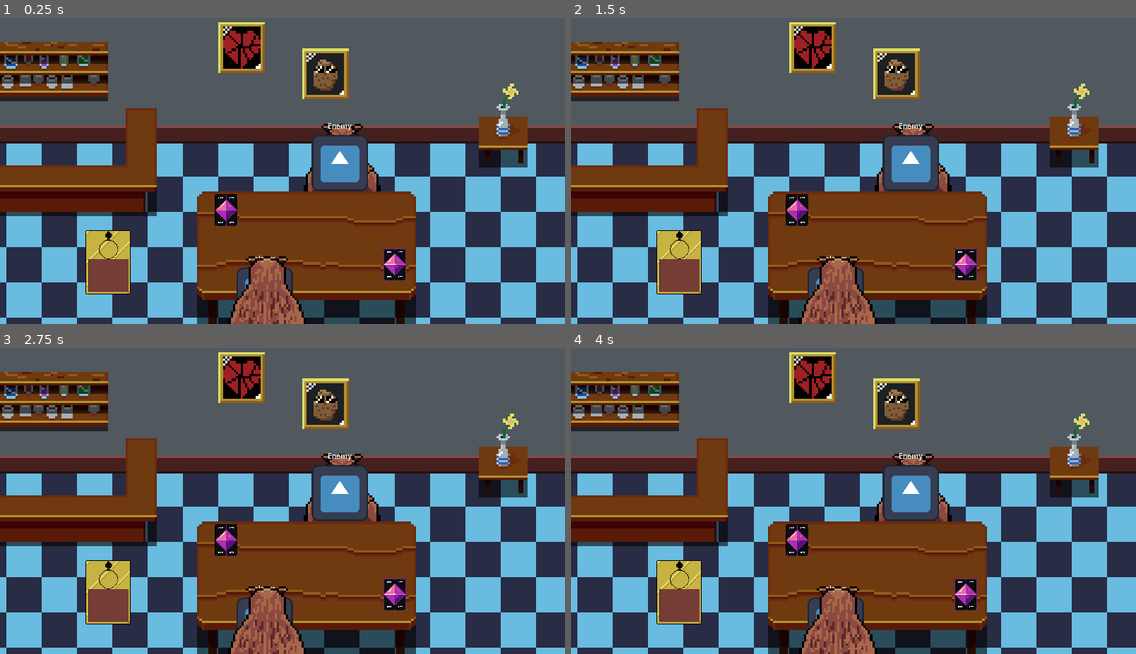
Above: before the commit, frames 1-4 (two rows, left to right).
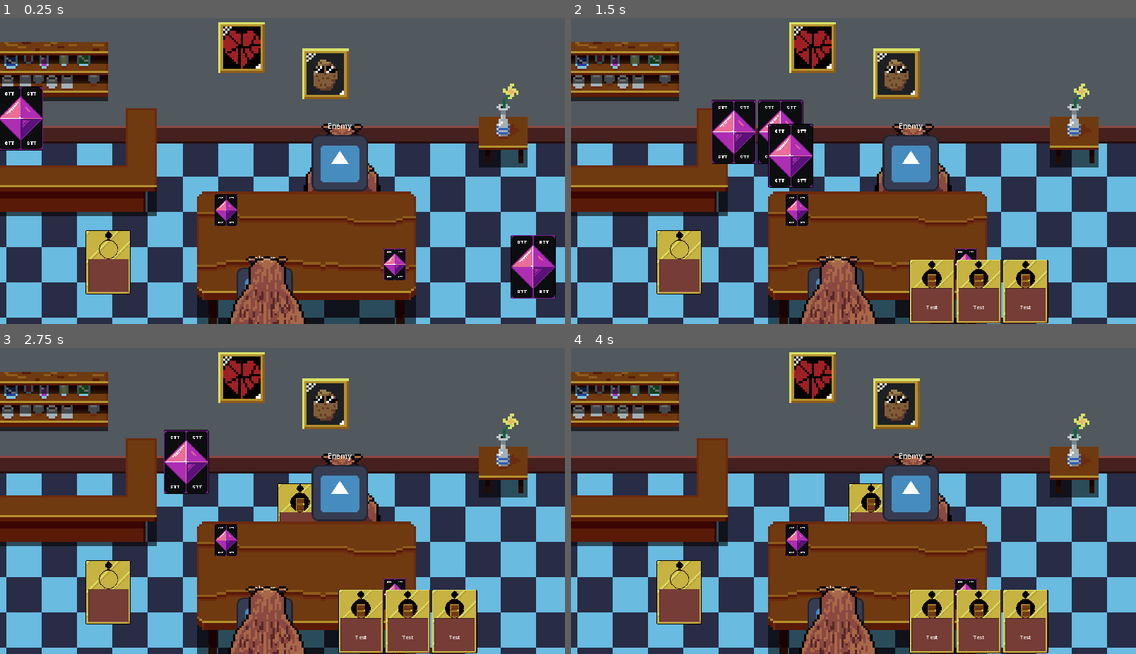
Above: after the commit, the same moments.

Repository: Buckviser/GameJam
Game: Godot game, scene res://scenes/battle_table.tscn
Two runs of this game, one before a commit and one after it. Both use one fixed random seed, a clock stepped at 60 frames per second and the inputs below. The engine's default icon, where the game draws it, is replaced by a stand-in: a white triangle on a blue panel in a dark square.
Inputs (mouse positions are in pixels of both pictures, inside the frame that each line leads up to):
- Up to frame 1 (0.25 s): no input
- Up to frame 2 (1.5 s): tap Enter at 0.5 s; move the mouse to (977, 149) at 0.52 s; tap Z at 0.6, 1.35 s; click (977, 149) at 0.67 s; tap Space at 0.77, 1.25 s; move the mouse to (740, 180) at 1.27 s; click (740, 180) at 1.42 s
- Up to frame 3 (2.75 s): tap Space at 1.52 s; move the mouse to (339, 424) at 2.02 s; tap Z at 2.1 s; click (339, 424) at 2.17 s
- Up to frame 4 (4 s): move the mouse to (825, 559) at 2.77 s; tap Z at 2.85, 3.6 s; click (825, 559) at 2.92 s; tap Space at 3.02, 3.77 s; move the mouse to (1023, 543) at 3.52 s; click (1023, 543) at 3.67 s

The runs differ from the first frame. In frame 1, 3.2% of the frame differs, in the area x 0-99%, y 22-92%; in frame 2, 9.0%, in the area x 24-85%, y 26-100%; in frame 3, 7.3%; in frame 4, 5.6%.
Error before the commit: Invalid access to property or key 'deck' on a base object of type 'Node2D (Character)'. (res://scenes/battle_table.tscn::GDScript_si2f6:91)
Error after the commit: Invalid access to property or key 'card_owner' on a base object of type 'null instance'. (res://scenes/battle_table.tscn::GDScript_si2f6:104)

Commit message:
Switch some Characters variables to public

Diff:
--- a/scripts/character.gd
+++ b/scripts/character.gd
@@ -6,18 +6,18 @@
 # --- Enums ---
 # --- Constants ---
 # --- Exported Variables ---
+
+
 # --- Public Variables ---
+var player_name: String = "Matheus"
+var resistences := {}
+var draw_amount := 3
+var max_locks := 1
+var locks_remaining: int
+var deck: Array
 
 
 # --- Private Variables ---
-var _player_name: String = "Matheus"
-var _player_resistences := {}
-var _draw_amount := 3
-var _max_locks := 1
-var _locks_remaining: int
-var _player_deck: Array
-
-
 # --- Onready Variables ---
 
 
@@ -27,23 +27,19 @@
 
 
 # --- Public Functions ---
-func get_player_resistences() -> Dictionary:
-	return _player_resistences
-
-
 func new_battle_preparations() -> void:
-	_locks_remaining = _max_locks
+	locks_remaining = max_locks
 
 
 func load_player_data(p_data: Dictionary) -> void:
-	_player_name = p_data["name"]
-	_player_resistences = p_data["resistences"]
-	_draw_amount = p_data["draw_amount"]
-	_max_locks = p_data["max_locks"]
-	_player_deck = p_data["deck"]
+	player_name = p_data["name"]
+	resistences = p_data["resistences"]
+	draw_amount = p_data["draw_amount"]
+	max_locks = p_data["max_locks"]
+	deck = p_data["deck"]
 
-	_locks_remaining = _max_locks
-	$Label.text = _player_name
+	locks_remaining = max_locks
+	$Label.text = player_name
 
 
 # --- Private Functions ---
